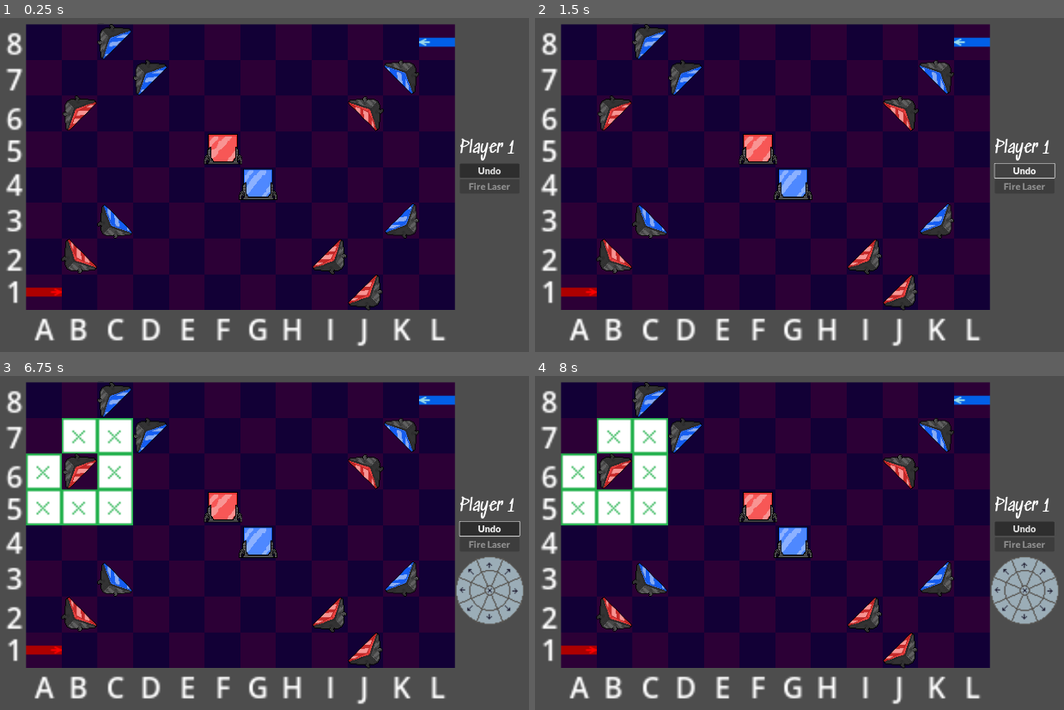
Above: before the commit, frames 1-4 (two rows, left to right).
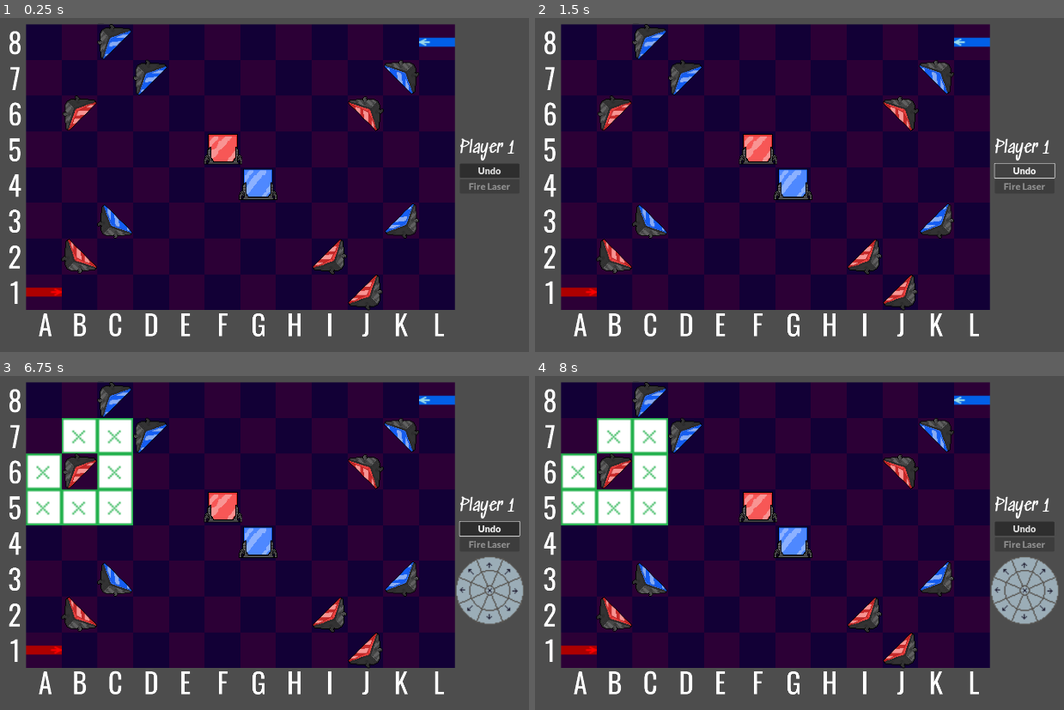
Above: after the commit, the same moments.

Repository: mzbrubak/Reflectix
Game: Godot game, scene res://Scenes/main.tscn
The game is run twice, just before and just after one commit, with the same random seed, the same clock (stepped at 60 frames per second) and the same inputs.
Inputs (mouse positions are in pixels of both pictures, inside the frame that each line leads up to):
- Up to frame 1 (0.25 s): no input
- Up to frame 2 (1.5 s): click "Undo" at 0.5 s; click "Undo" at 1.25 s
- Up to frame 3 (6.75 s): click "Undo" at 2 s; tap Enter at 2.75, 4.25, 5.75 s; move the mouse to (428, 522) at 2.77 s; click (428, 522) at 2.92 s; tap Space at 3.5, 5, 6.5 s; move the mouse to (137, 563) at 3.52 s; click (137, 563) at 3.67 s; move the mouse to (343, 459) at 4.27 s; click (343, 459) at 4.42 s; move the mouse to (243, 619) at 5.02 s; click (243, 619) at 5.17 s; move the mouse to (481, 599) at 5.77 s; click (481, 599) at 5.92 s; move the mouse to (68, 486) at 6.52 s; click (68, 486) at 6.67 s
- Up to frame 4 (8 s): click (1026, 589) at 7.25 s

The runs differ from the first frame. In frame 1, 2.8% of the frame differs, in the area x 1-85%, y 3-99%; in frame 2, 2.8%; in frame 3, 2.8%; in frame 4, 2.8%.

Commit message:
Hi-Res Board Labels using OSWALD

Diff:
--- a/Scenes/board.tscn
+++ b/Scenes/board.tscn
@@ -1,6 +1,7 @@
-[gd_scene load_steps=9 format=3 uid="uid://cn3fhjv74000f"]
+[gd_scene load_steps=10 format=3 uid="uid://cn3fhjv74000f"]
 
 [ext_resource type="PackedScene" uid="uid://ccym58eahoa6n" path="res://Scenes/boardspace.tscn" id="1_sgub3"]
+[ext_resource type="FontFile" uid="uid://cybpab1vbk3w" path="res://fonts/Oswald/Oswald-VariableFont_wght.ttf" id="2_pt44n"]
 
 [sub_resource type="WorldBoundaryShape2D" id="WorldBoundaryShape2D_vxdur"]
 
@@ -360,6 +361,7 @@
 position = Vector2(220, -140)
 
 [node name="Grid Labels" type="Node2D" parent="."]
+visible = false
 
 [node name="A" type="Label" parent="Grid Labels"]
 offset_left = -5.0
@@ -367,7 +369,6 @@
 offset_right = 35.0
 offset_bottom = 32.0
 text = "A"
-metadata/_edit_use_anchors_ = true
 
 [node name="B" type="Label" parent="Grid Labels"]
 offset_left = 14.0
@@ -513,14 +514,6 @@
 text = "7"
 metadata/_edit_use_anchors_ = true
 
-[node name="8" type="Label" parent="Grid Labels"]
-offset_left = -21.0
-offset_top = -151.0
-offset_right = 19.0
-offset_bottom = -128.0
-text = "8"
-metadata/_edit_use_anchors_ = true
-
 [node name="BoardBoundaries" type="StaticBody2D" parent="."]
 collision_layer = 8
 collision_mask = 7
@@ -581,3 +574,229 @@
 [node name="CollisionShape2D" type="CollisionShape2D" parent="SelectorCollisions/RigidBody2D4"]
 position = Vector2(110, -163)
 shape = SubResource("RectangleShape2D_36t3u")
+
+[node name="Grid Hi-Res" type="Node2D" parent="."]
+
+[node name="1" type="Label" parent="Grid Hi-Res"]
+offset_left = -19.0
+offset_top = -12.0
+offset_right = 59.0
+offset_bottom = 221.0
+scale = Vector2(0.1, 0.1)
+theme_override_fonts/font = ExtResource("2_pt44n")
+theme_override_font_sizes/font_size = 156
+text = "1"
+metadata/_edit_use_anchors_ = true
+
+[node name="2" type="Label" parent="Grid Hi-Res"]
+offset_left = -20.0
+offset_top = -32.0
+offset_right = 58.0
+offset_bottom = 201.0
+scale = Vector2(0.1, 0.1)
+theme_override_fonts/font = ExtResource("2_pt44n")
+theme_override_font_sizes/font_size = 156
+text = "2"
+metadata/_edit_use_anchors_ = true
+
+[node name="3" type="Label" parent="Grid Hi-Res"]
+offset_left = -20.0
+offset_top = -52.0
+offset_right = 58.0
+offset_bottom = 181.0
+scale = Vector2(0.1, 0.1)
+theme_override_fonts/font = ExtResource("2_pt44n")
+theme_override_font_sizes/font_size = 156
+text = "3"
+metadata/_edit_use_anchors_ = true
+
+[node name="4" type="Label" parent="Grid Hi-Res"]
+offset_left = -20.0
+offset_top = -72.0
+offset_right = 58.0
+offset_bottom = 161.0
+scale = Vector2(0.1, 0.1)
+theme_override_fonts/font = ExtResource("2_pt44n")
+theme_override_font_sizes/font_size = 156
+text = "4"
+metadata/_edit_use_anchors_ = true
+
+[node name="5" type="Label" parent="Grid Hi-Res"]
+offset_left = -20.0
+offset_top = -92.0
+offset_right = 58.0
+offset_bottom = 141.0
+scale = Vector2(0.1, 0.1)
+theme_override_fonts/font = ExtResource("2_pt44n")
+theme_override_font_sizes/font_size = 156
+text = "5"
+metadata/_edit_use_anchors_ = true
+
+[node name="6" type="Label" parent="Grid Hi-Res"]
+offset_left = -20.0
+offset_top = -112.0
+offset_right = 58.0
+offset_bottom = 121.0
+scale = Vector2(0.1, 0.1)
+theme_override_fonts/font = ExtResource("2_pt44n")
+theme_override_font_sizes/font_size = 156
+text = "6"
+metadata/_edit_use_anchors_ = true
+
+[node name="7" type="Label" parent="Grid Hi-Res"]
+offset_left = -19.0
+offset_top = -132.0
+offset_right = 59.0
+offset_bottom = 101.0
+scale = Vector2(0.1, 0.1)
+theme_override_fonts/font = ExtResource("2_pt44n")
+theme_override_font_sizes/font_size = 156
+text = "7"
+metadata/_edit_use_anchors_ = true
+
+[node name="8" type="Label" parent="Grid Hi-Res"]
+offset_left = -20.0
+offset_top = -152.0
+offset_right = 58.0
+offset_bottom = 81.0
+scale = Vector2(0.1, 0.1)
+theme_override_fonts/font = ExtResource("2_pt44n")
+theme_override_font_sizes/font_size = 156
+text = "8"
+metadata/_edit_use_anchors_ = true
+
+[node name="A" type="Label" parent="Grid Hi-Res"]
+offset_left = -3.0
+offset_top = 6.0
+offset_right = 75.0
+offset_bottom = 239.0
+scale = Vector2(0.1, 0.1)
+theme_override_fonts/font = ExtResource("2_pt44n")
+theme_override_font_sizes/font_size = 156
+text = "A"
+metadata/_edit_use_anchors_ = true
+
+[node name="B" type="Label" parent="Grid Hi-Res"]
+offset_left = 16.0
+offset_top = 6.0
+offset_right = 98.0
+offset_bottom = 239.0
+scale = Vector2(0.1, 0.1)
+theme_override_fonts/font = ExtResource("2_pt44n")
+theme_override_font_sizes/font_size = 156
+text = "B"
+metadata/_edit_use_anchors_ = true
+
+[node name="C" type="Label" parent="Grid Hi-Res"]
+offset_left = 36.0
+offset_top = 6.0
+offset_right = 116.0
+offset_bottom = 239.0
+scale = Vector2(0.1, 0.1)
+theme_override_fonts/font = ExtResource("2_pt44n")
+theme_override_font_sizes/font_size = 156
+text = "C"
+metadata/_edit_use_anchors_ = true
+
+[node name="D" type="Label" parent="Grid Hi-Res"]
+offset_left = 56.0
+offset_top = 6.0
+offset_right = 138.0
+offset_bottom = 239.0
+scale = Vector2(0.1, 0.1)
+theme_override_fonts/font = ExtResource("2_pt44n")
+theme_override_font_sizes/font_size = 156
+text = "D"
+metadata/_edit_use_anchors_ = true
+
+[node name="E" type="Label" parent="Grid Hi-Res"]
+offset_left = 75.9999
+offset_top = 6.0
+offset_right = 154.0
+offset_bottom = 239.0
+scale = Vector2(0.1, 0.1)
+theme_override_fonts/font = ExtResource("2_pt44n")
+theme_override_font_sizes/font_size = 156
+text = "E"
+metadata/_edit_use_anchors_ = true
+
+[node name="F" type="Label" parent="Grid Hi-Res"]
+offset_left = 97.0
+offset_top = 6.0
+offset_right = 175.0
+offset_bottom = 239.0
+scale = Vector2(0.1, 0.1)
+theme_override_fonts/font = ExtResource("2_pt44n")
+theme_override_font_sizes/font_size = 156
+text = "F"
+metadata/_edit_use_anchors_ = true
+
+[node name="G" type="Label" parent="Grid Hi-Res"]
+offset_left = 116.0
+offset_top = 6.0
+offset_right = 199.0
+offset_bottom = 239.0
+scale = Vector2(0.1, 0.1)
+theme_override_fonts/font = ExtResource("2_pt44n")
+theme_override_font_sizes/font_size = 156
+text = "G"
+metadata/_edit_use_anchors_ = true
+
+[node name="H" type="Label" parent="Grid Hi-Res"]
+offset_left = 136.0
+offset_top = 6.0
+offset_right = 224.0
+offset_bottom = 239.0
+scale = Vector2(0.1, 0.1)
+theme_override_fonts/font = ExtResource("2_pt44n")
+theme_override_font_sizes/font_size = 156
+text = "H"
+metadata/_edit_use_anchors_ = true
+
+[node name="I" type="Label" parent="Grid Hi-Res"]
+offset_left = 158.0
+offset_top = 6.0
+offset_right = 236.0
+offset_bottom = 239.0
+scale = Vector2(0.1, 0.1)
+theme_override_fonts/font = ExtResource("2_pt44n")
+theme_override_font_sizes/font_size = 156
+text = "I
+"
+metadata/_edit_use_anchors_ = true
+
+[node name="J" type="Label" parent="Grid Hi-Res"]
+offset_left = 178.0
+offset_top = 6.0
+offset_right = 256.0
+offset_bottom = 239.0
+scale = Vector2(0.1, 0.1)
+theme_override_fonts/font = ExtResource("2_pt44n")
+theme_override_font_sizes/font_size = 156
+text = "J
+"
+metadata/_edit_use_anchors_ = true
+
+[node name="K" type="Label" parent="Grid Hi-Res"]
+offset_left = 196.0
+offset_top = 6.0
+offset_right = 274.0
+offset_bottom = 239.0
+scale = Vector2(0.1, 0.1)
+theme_override_fonts/font = ExtResource("2_pt44n")
+theme_override_font_sizes/font_size = 156
+text = "K
+"
+metadata/_edit_use_anchors_ = true
+
+[node name="J3" type="Label" parent="Grid Hi-Res"]
+offset_left = 218.0
+offset_top = 6.0
+offset_right = 296.0
+offset_bottom = 239.0
+scale = Vector2(0.1, 0.1)
+theme_override_fonts/font = ExtResource("2_pt44n")
+theme_override_font_sizes/font_size = 156
+text = "L
+"
+metadata/_edit_use_anchors_ = true
